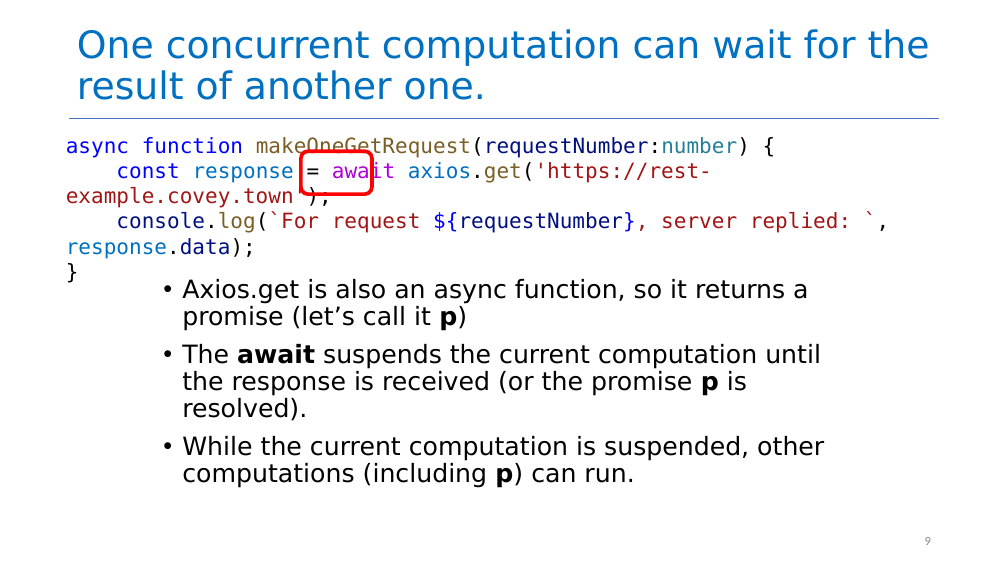
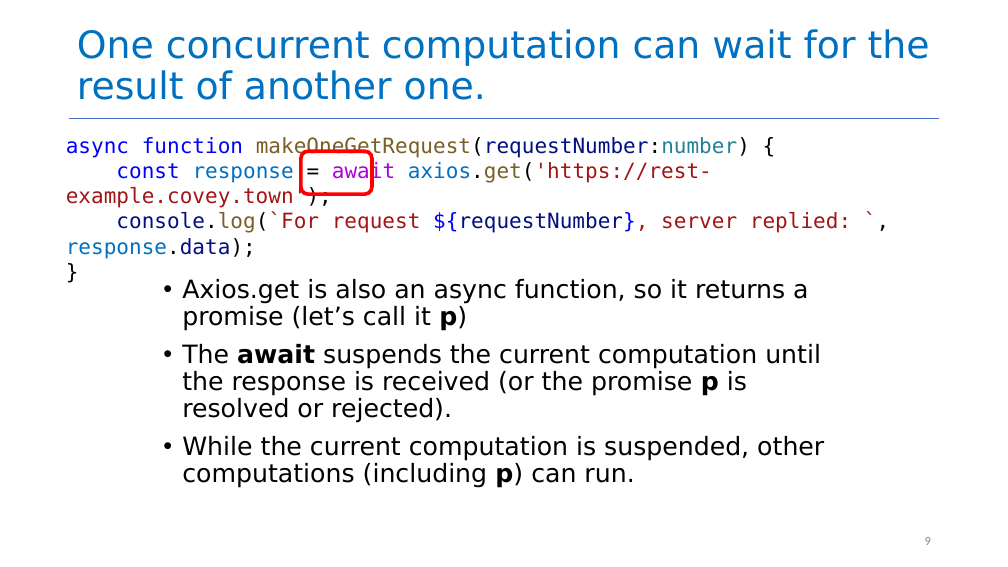
Before and after one commit to neu-se/CS4530-Fall-2023, a slide deck: slide 9 of Slides/Module 05 Concurrency Patterns in Typescript.pptx. Drawn at 1008x567 pixels with LibreOffice and Linux fonts; fonts in the diff are those of the drawing. Boxes give left, top, right and bottom in pixels: in the first picture for what was removed or moved away, otherwise in the second. Text is boxed around its words. In the diff, an @@ line names an element or a change of style, - is before the commit and + after.

```diff
--- a/Slides/Module 05 Concurrency Patterns in Typescript.pptx
+++ b/Slides/Module 05 Concurrency Patterns in Typescript.pptx
@@ text at box(182, 344, 821, 423): text changed @@
-• The await suspends the current computation until the response is received (or the promise p is resolved).
+• The await suspends the current computation until the response is received (or the promise p is resolved or rejected).
```
Also in this commit, not shown: 1 other file.
